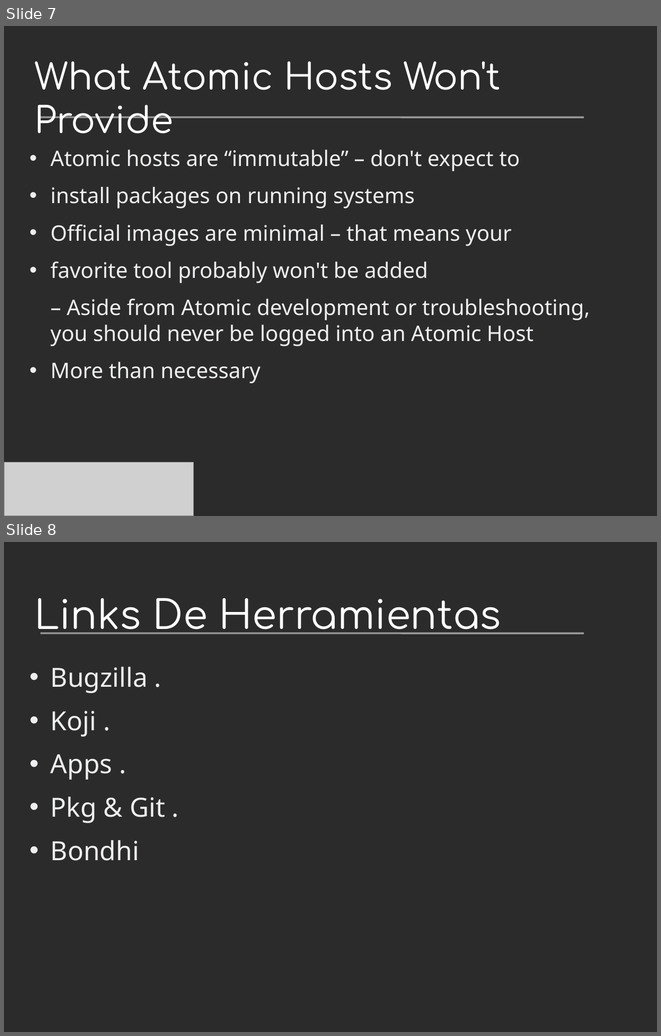
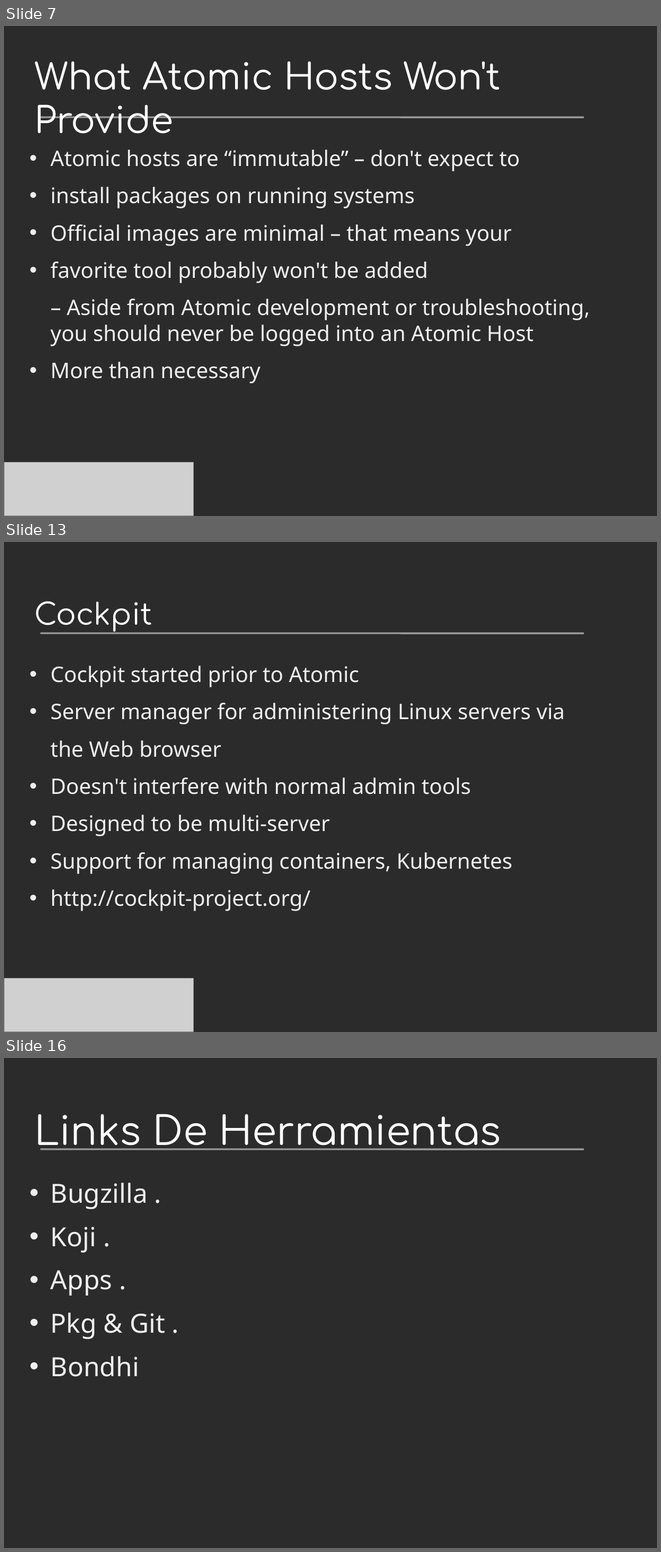
Before and after one commit to villadalmine/arg-fedora, a slide deck: Presentaciones/Devopconf2015/ProyectoAtomic.odp. Shown one above the other, each under a label of ours: slides 7 and 8 before the commit, slides 7, 13 and 16 after it; the slides between them are not shown. The pictures are 661x1036 and 661x1552 pixels, drawn with LibreOffice and Linux fonts; fonts in the diff are those of the drawing; grey boxes stand for pictures; background and template pictures are left out; a plain dark background stands for a picture behind light text. Boxes give left, top, right and bottom in pixels: in the first picture for what was removed or moved away, otherwise in the second. Text is boxed around its words. In the diff, an @@ line names an element or a change of style, - is before the commit and + after.

```diff
--- a/Presentaciones/Devopconf2015/ProyectoAtomic.odp
+++ b/Presentaciones/Devopconf2015/ProyectoAtomic.odp
@@ slide 13 added at [4, 542, 657, 1032], background picture (left out); not listed: 1 template element that a slide beside it also shows @@
@@ title added at [34, 601, 152, 632], 36 pt, text #FFFFFF @@
+Cockpit
@@ text added at [51, 665, 565, 911], 26 pt, text #EEEFF0 @@
+• Cockpit started prior to Atomic
+• Server manager for administering Linux servers via
+the Web browser
+• Doesn't interfere with normal admin tools
+• Designed to be multi-server
+• Support for managing containers, Kubernetes
+• http://cockpit-project.org/
@@ picture added at [4, 978, 194, 1032] @@
@@ what was slide 8 is now slide 16 @@
```
Also in this commit, not shown: 7 other slides added, 6 other files.
